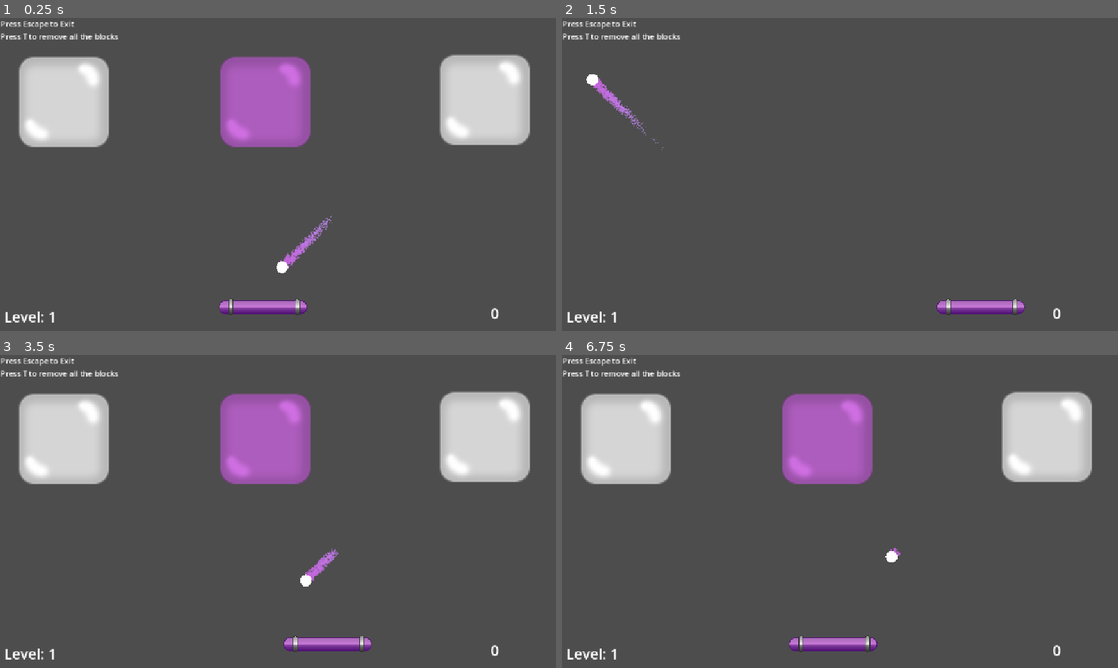
Above: before the commit, frames 1-4 (two rows, left to right).
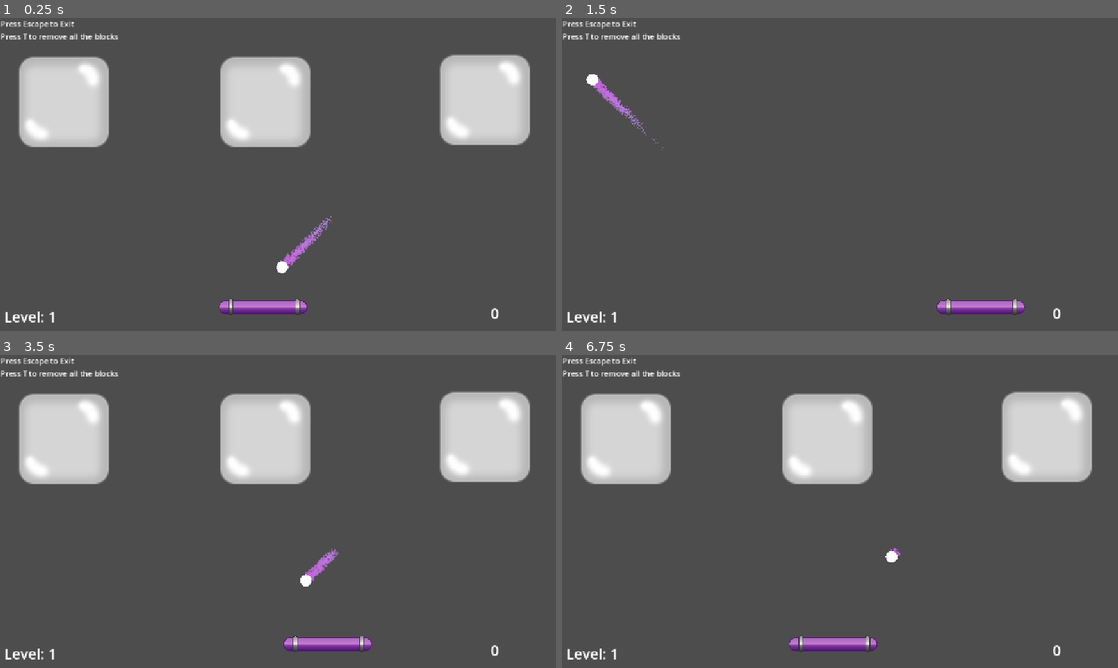
Above: after the commit, the same moments.

Repository: marcibaumel/HEJ_Brick
Game: Godot game, scene res://scenes/levels/customLevel.tscn
Same seed, same stepped clock (60 frames per second), same inputs: the game is played once before the commit and once after it.
Inputs:
- Up to frame 1 (0.25 s): no input
- Up to frame 2 (1.5 s): tap T (destroy_children) at 0.5, 1.35 s; hold Right (ui_right) 0.53-1.28 s; hold T (destroy_children) 0.53-1.28 s; hold Left (ui_left) from 1.28 s (still down)
- Up to frame 3 (3.5 s): tap T (destroy_children) at 2, 2.85 s; release Left (ui_left) at 2.03 s; hold T (destroy_children) 2.03-2.78 s; hold Right (ui_right) from 2.03 s (still down)
- Up to frame 4 (6.75 s): tap T (destroy_children) at 3.5, 4.35, 5.85 s; release Right (ui_right) at 3.53 s; hold T (destroy_children) 3.53-4.28 s; hold Left (ui_left) 3.53-5.78 s; hold T (destroy_children) 5.03-5.78 s; hold Right (ui_right) from 5.78 s (still down); hold T (destroy_children) from 6.53 s (still down)

The runs differ from the first frame. In frame 1, 4.6% of the frame differs, in the area x 39-56%, y 12-42%; in frame 2, nothing differs; in frame 3, 4.6%; in frame 4, 4.6%.

Commit message:
add new icon

Diff:
--- a/brickyMartin/icon.svg
+++ b/brickyMartin/icon.svg
@@ -1 +1,26 @@
-<svg xmlns="http://www.w3.org/2000/svg" width="128" height="128"><rect width="124" height="124" x="2" y="2" fill="#363d52" stroke="#212532" stroke-width="4" rx="14"/><g fill="#fff" transform="translate(12.322 12.322)scale(.101)"><path d="M105 673v33q407 354 814 0v-33z"/><path fill="#478cbf" d="m105 673 152 14q12 1 15 14l4 67 132 10 8-61q2-11 15-15h162q13 4 15 15l8 61 132-10 4-67q3-13 15-14l152-14V427q30-39 56-81-35-59-83-108-43 20-82 47-40-37-88-64 7-51 8-102-59-28-123-42-26 43-46 89-49-7-98 0-20-46-46-89-64 14-123 42 1 51 8 102-48 27-88 64-39-27-82-47-48 49-83 108 26 42 56 81zm0 33v39c0 276 813 276 814 0v-39l-134 12-5 69q-2 10-14 13l-162 11q-12 0-16-11l-10-65H446l-10 65q-4 11-16 11l-162-11q-12-3-14-13l-5-69z"/><path d="M483 600c0 34 58 34 58 0v-86c0-34-58-34-58 0z"/><circle cx="725" cy="526" r="90"/><circle cx="299" cy="526" r="90"/></g><g fill="#414042" transform="translate(12.322 12.322)scale(.101)"><circle cx="307" cy="532" r="60"/><circle cx="717" cy="532" r="60"/></g></svg>
+<?xml version="1.0" encoding="UTF-8" standalone="no"?>
+<!DOCTYPE svg PUBLIC "-//W3C//DTD SVG 1.1//EN" "http://www.w3.org/Graphics/SVG/1.1/DTD/svg11.dtd">
+<svg width="100%" height="100%" viewBox="0 0 128 128" version="1.1" xmlns="http://www.w3.org/2000/svg" xmlns:xlink="http://www.w3.org/1999/xlink" xml:space="preserve" xmlns:serif="http://www.serif.com/" style="fill-rule:evenodd;clip-rule:evenodd;stroke-linecap:round;stroke-linejoin:round;stroke-miterlimit:1.5;">
+    <g id="Layer1">
+        <g transform="matrix(1.18473,0,0,1.11334,-27.078,-17.0205)">
+            <ellipse cx="92.16" cy="93.729" rx="54.419" ry="56.445" style="fill:rgb(180,70,70);"/>
+        </g>
+        <g transform="matrix(1,0,0,1,-17.7798,-0.830832)">
+            <ellipse cx="69.728" cy="78.307" rx="15.869" ry="28.83" style="fill:rgb(251,240,240);"/>
+        </g>
+        <g transform="matrix(0.583893,0,0,0.904306,11.1853,-4.0062)">
+            <ellipse cx="58.428" cy="90.105" rx="12.379" ry="17.364"/>
+        </g>
+        <g transform="matrix(1,0,0,1,33.8979,-0.664665)">
+            <ellipse cx="69.728" cy="78.307" rx="15.869" ry="28.83" style="fill:rgb(251,240,240);"/>
+        </g>
+        <g transform="matrix(0.630872,0,0,1,72.6636,-11.6316)">
+            <ellipse cx="58.428" cy="90.105" rx="12.379" ry="17.364"/>
+        </g>
+        <g transform="matrix(1,0,0,1,9.80381,-8.97298)">
+            <path d="M62.499,108.134C67.928,115.059 72.247,114.889 75.46,107.635" style="fill:none;stroke:black;stroke-width:1px;"/>
+        </g>
+    </g>
+    <g id="Layer2">
+    </g>
+</svg>
--- a/brickyMartin/scenes/levels/customLevel.tscn
+++ b/brickyMartin/scenes/levels/customLevel.tscn
@@ -61,7 +61,6 @@
 
 [node name="CustomBrick2" parent="LevelManager" instance=ExtResource("5_8uqsj")]
 position = Vector2(549, 177)
-enableDoubleHealth = true
 
 [node name="CustomBrick3" parent="LevelManager" instance=ExtResource("5_8uqsj")]
 position = Vector2(1004, 173)
Binary file added: brickyMartin/assets/paddle.aseprite
